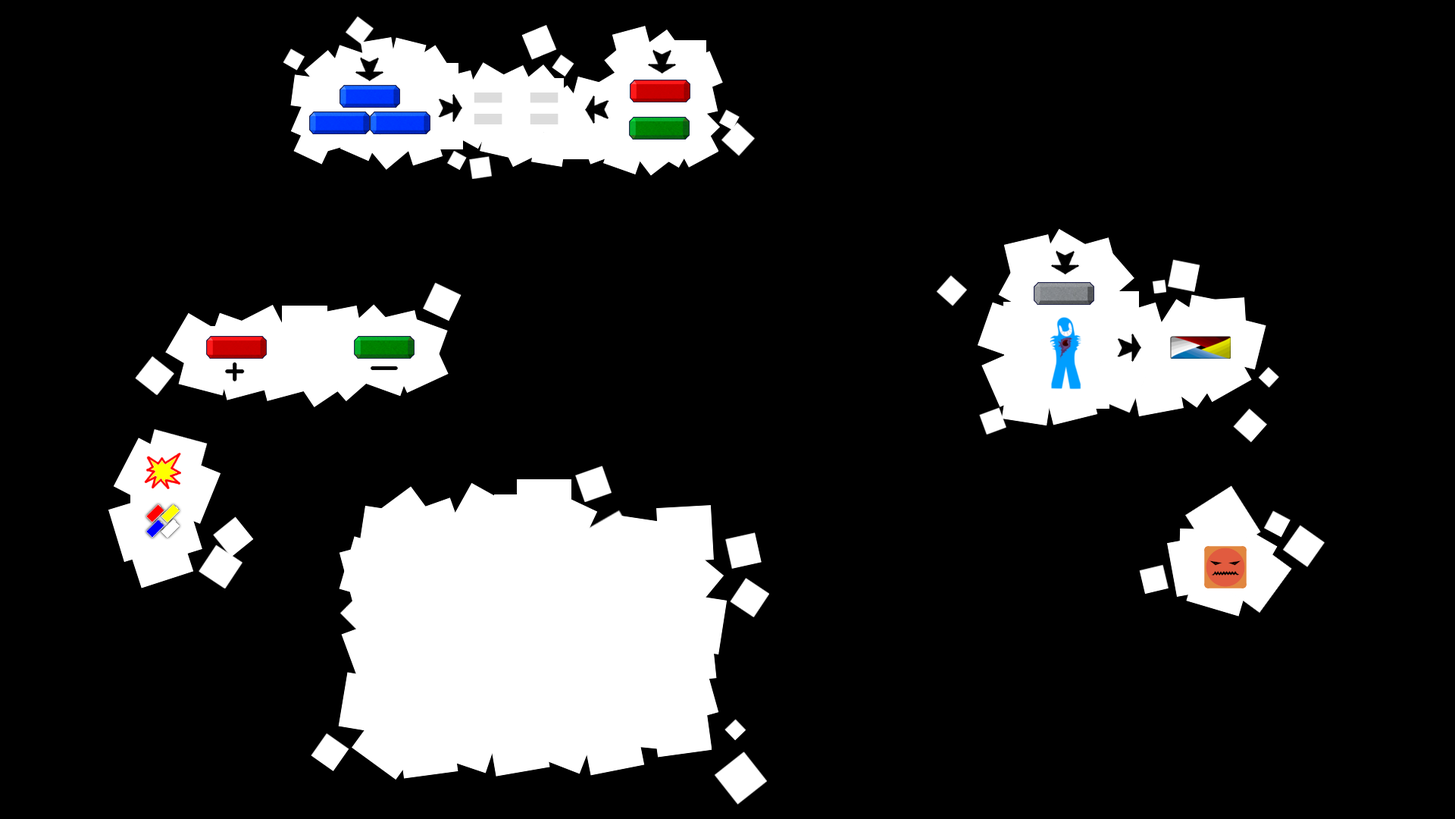
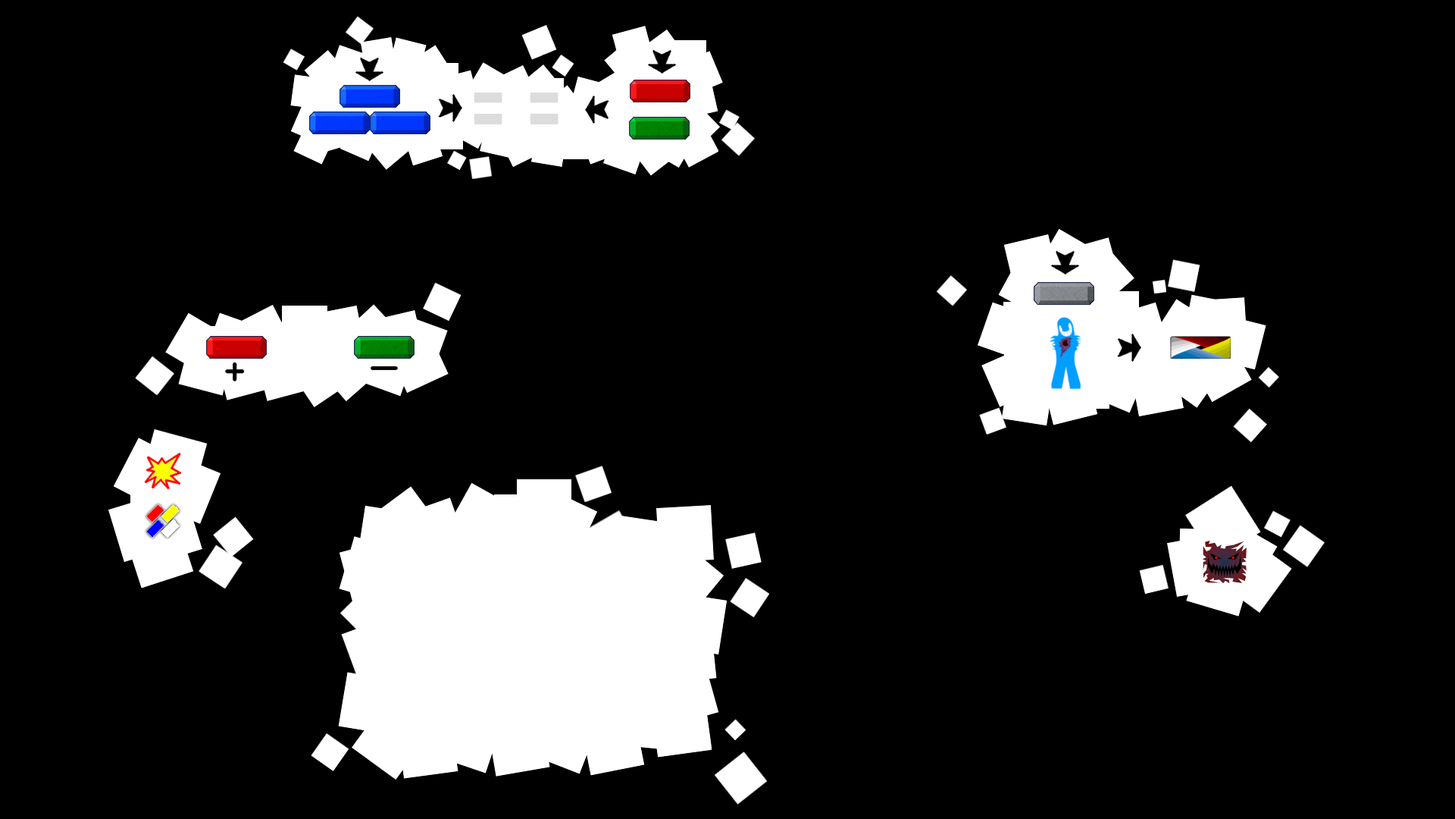
Before/after of a 1455×819 layered artwork. What changed in the layer stack:
painted on "KillCommand" over [1202, 540, 1247, 589]
